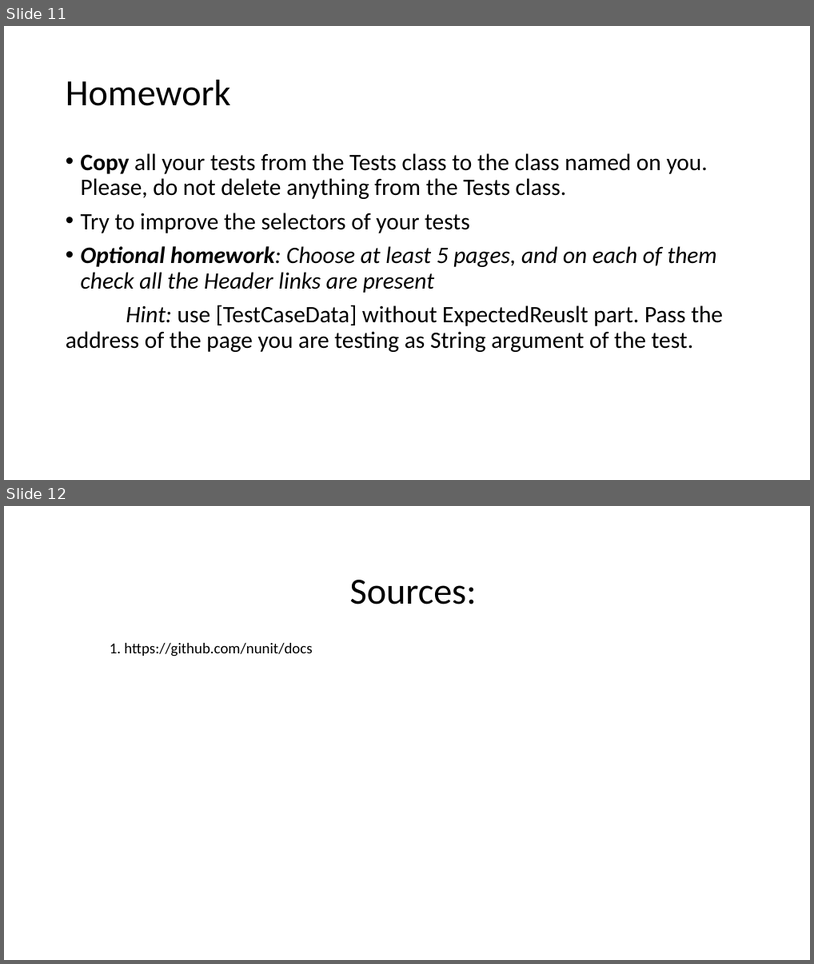
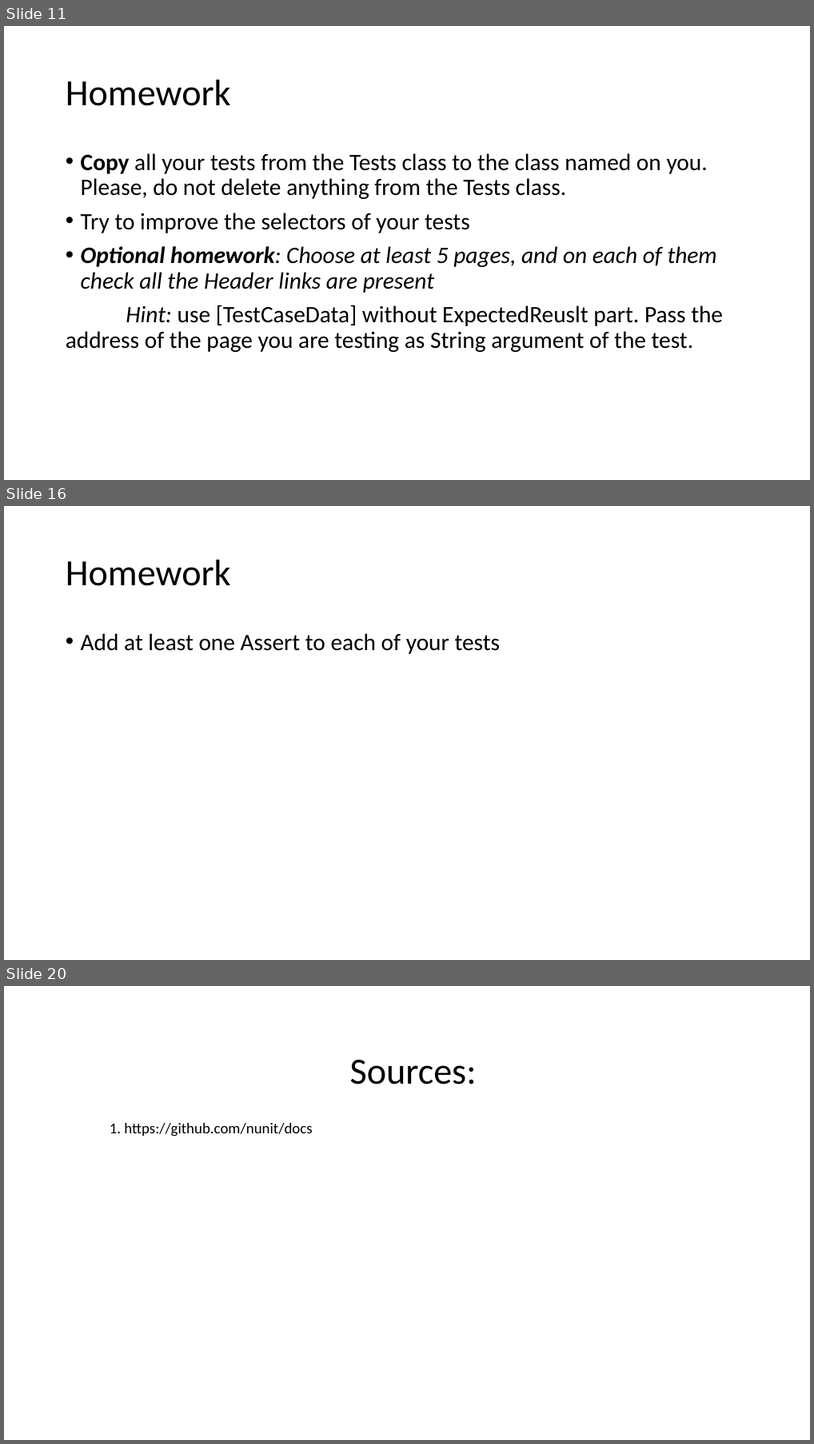
Before and after one commit to dvelio/QAAutomationCourse2017, a slide deck: Presentations/QA Automation Course Week 5.pptx. Shown one above the other, each under a label of ours: slides 11 and 12 before the commit, slides 11, 16 and 20 after it; the slides between them are not shown. The pictures are 814x964 and 814x1444 pixels, drawn with LibreOffice and Linux fonts; fonts in the diff are those of the drawing. Boxes give left, top, right and bottom in pixels: in the first picture for what was removed or moved away, otherwise in the second. Text is boxed around its words. In the diff, an @@ line names an element or a change of style, - is before the commit and + after.

Commit message:
QA: Nunit Assertions (update to Week 5 presentation) + example test with Nunit assertions

```diff
--- a/Presentations/QA Automation Course Week 5.pptx
+++ b/Presentations/QA Automation Course Week 5.pptx
@@ slide 16 added at (4,506,810,960), background #FFFFFF @@
@@ title added at (66,560,231,586), 44 pt, text #000000 @@
+Homework
@@ text added at (81,633,501,654), 28 pt, text #000000 @@
+• Add at least one Assert to each of your tests
@@ what was slide 12 is now slide 20 @@
```
Also in this commit, not shown: 2 slides changed, 7 other slides added, 1 other file.
